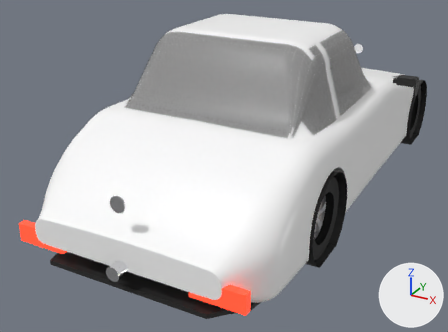
A saved change to the glTF model public/models/cars/sakura_86.glb.
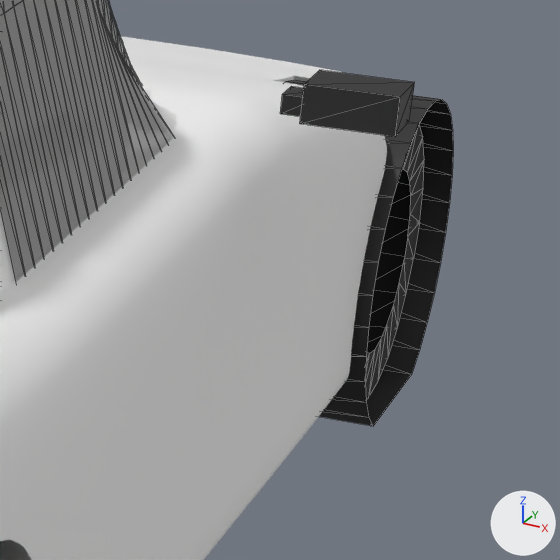
The first picture shows the older version from a 50 mm camera at (1.92, -4.58, 2.19) aimed at (-0.27, -0.6, 0.2). The close-ups show the older and then the newer version on the part from 75% to 100% of the width and 18% to 52% of the height of that picture. Only the edits that show in the close-ups are written down. Arrows for +X, +Y and +Z are at lower right; the lights stay in place. The close-ups show mesh edges as thin lines. Where no turn or scale is listed for an object, it has been applied to the vertices. Vertices at exactly the same position are counted once.

The older version as bpy lines, for what is in view:
```python
me_glass = bpy.data.meshes.new('Glass')
me_glass.from_pydata(...)  # 1440 vertices, 720 faces; spans x -0.71..0.71, y -1.39..0.16, z 0.81..1.33
me_glass.materials.append(mat_glass)  # black #272727
me_mirror_l_stalk = bpy.data.meshes.new('Mirror_L_stalk')
me_mirror_l_stalk.from_pydata(...)  # 304 vertices, 356 faces; spans x -0.15..1.88, y -2.33..1.85, z -0.87..0.04
me_mirror_l_stalk.materials.append(mat_trim)  # black #272727
me_wheel_fr = bpy.data.meshes.new('Wheel_FR')
me_wheel_fr.from_pydata(...)  # 257 vertices, 372 faces; spans x -0.093..0.093, y -0.29..0.29, z -0.29..0.29
# faces by material slot: [192, 180]
me_wheel_fr.materials.append(mat_rubber)  # black #272727
me_wheel_fr.materials.append(mat_rim)  # light grey #cbcbce
ob_glass = bpy.data.objects.new('Glass', me_glass)
ob_glass.location = (0.0, 0.0, 0.0)
ob_trim = bpy.data.objects.new('Trim', me_mirror_l_stalk)
ob_trim.location = (-0.866, 0.06, 0.891)
ob_wheel_fr = bpy.data.objects.new('Wheel_FR', me_wheel_fr)
ob_wheel_fr.location = (0.702, 1.2, 0.29)
# also in view: 'Body' at (0.0, -0.18, 0.73)
```
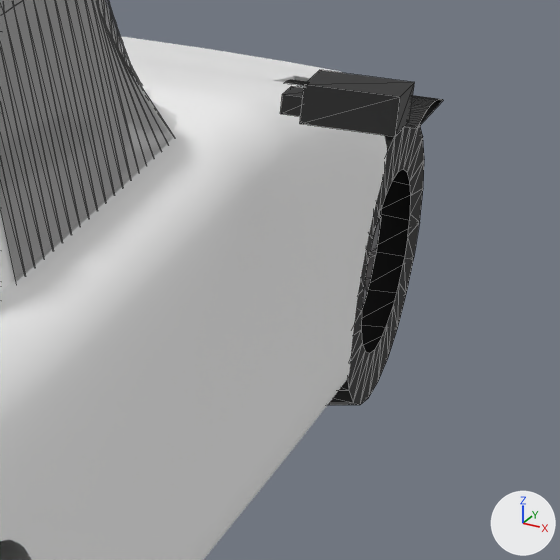
Changed parts and their boxes (x1, y1, x2, y2) in the close-ups (560 x 560 px; the box of a moved part takes in the faces that stretch with it):
'Trim', reshaped
    before: (280, 70, 453, 426)
    after: (280, 70, 443, 136)
part 1 of me_mirror_l_stalk, moved or reshaped
    before: (286, 80, 453, 426)
    after: (286, 80, 443, 128)

The change, as a diff of the scene's bpy script:
```diff
--- a/public/models/cars/sakura_86.glb.py
+++ b/public/models/cars/sakura_86.glb.py
@@ me_mirror_l_stalk @@
 me_mirror_l_stalk.from_pydata(...)  # 304 vertices, 356 faces; spans x -0.15..1.88, y -2.33..1.85, z -0.87..0.04
 # used by ob_trim; location = (-0.866, 0.06, 0.891)
+# me_mirror_l_stalk part 1: 56 of 304 vertices moved; they spanned x 1.43..1.71, y 0.83..1.45, z -0.87..-0.29 and now span x 1.43..1.71, y 1.03..1.25, z -0.31..-0.29; mean shift (0.0, 0.0, 0.26); largest move (1.43, 0.98, -0.87) -> (1.43, 1.03, -0.31)
 me_mirror_l_stalk.materials.append(mat_trim)
```
